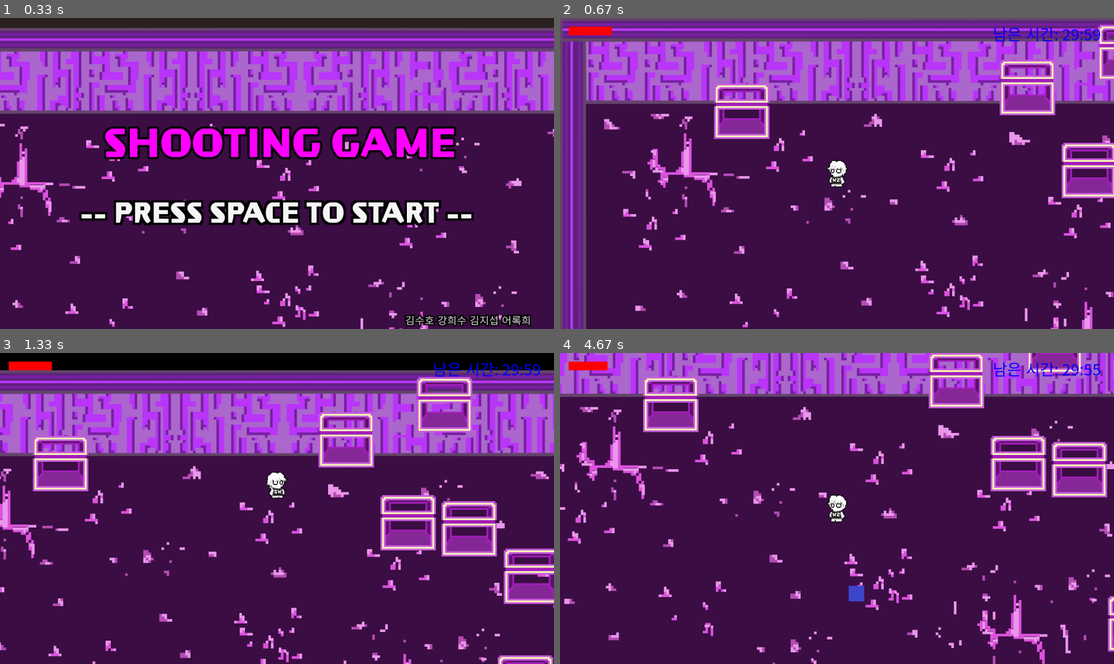
Above: before the commit, frames 1-4 (two rows, left to right).
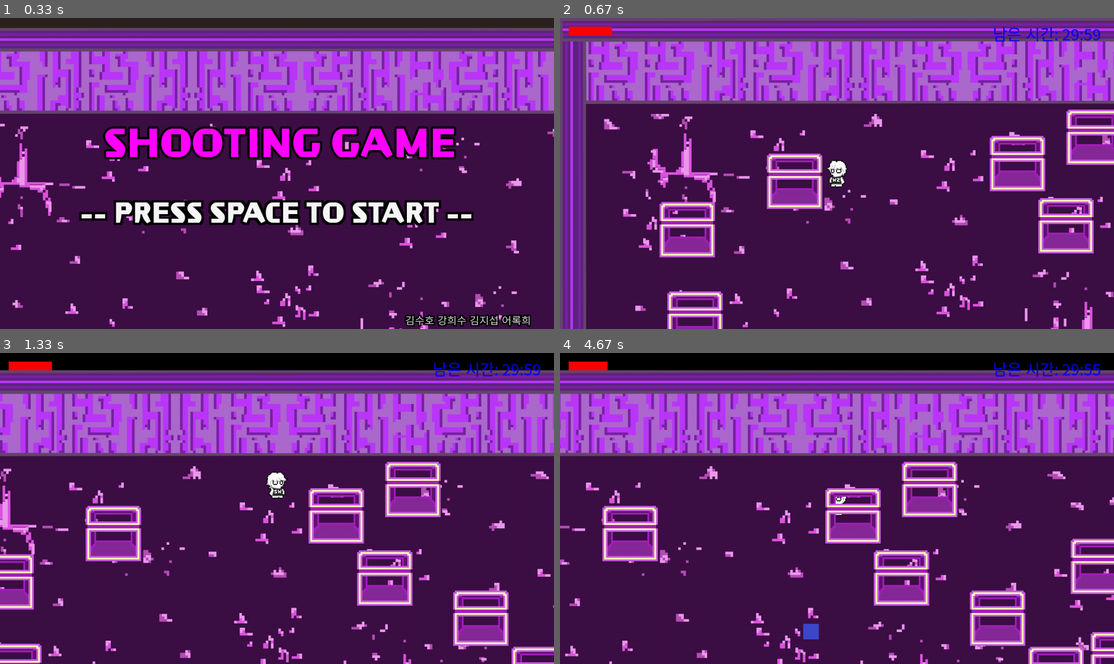
Above: after the commit, the same moments.

Repository: Srat00/PyGameProject
Game: pygame game, started from pyGameSurvival.py
The game is run twice, just before and just after one commit, with the same random seed, the same clock (stepped at 60 frames per second) and the same inputs.
Inputs (mouse positions are in pixels of both pictures, inside the frame that each line leads up to):
- Up to frame 1 (0.33 s): no input
- Up to frame 2 (0.67 s): tap Space at 0.33 s
- Up to frame 3 (1.33 s): hold Right 0.67-1.13 s; move the mouse to (277, 530) at 0.7 s; hold Up from 1.17 s (still down); move the mouse to (332, 576) at 1.2 s
- Up to frame 4 (4.67 s): release Up at 1.47 s; hold Right 1.5-1.97 s; move the mouse to (665, 461) at 1.53 s; hold Left 2-2.53 s; move the mouse to (665, 580) at 2.03 s; hold Down 2.57-2.87 s; move the mouse to (1041, 617) at 2.6 s; hold Left 2.9-3.3 s; move the mouse to (903, 536) at 2.93 s; hold Up 3.33-3.7 s; move the mouse to (692, 393) at 3.37 s; hold Right 3.73-4.37 s; move the mouse to (848, 402) at 3.77 s; hold Down from 4.4 s (still down); move the mouse to (637, 499) at 4.43 s

Frame 1 is identical in both runs. In frame 2, 12% of the frame differs, in the area x 17-100%, y 2-100%; in frame 3, 17%; in frame 4, 48%, in the area x 0-100%, y 0-100%.

Commit message:
Update pyGameSurvival.py

Diff:
--- a/pyGameSurvival.py
+++ b/pyGameSurvival.py
@@ -192,7 +192,7 @@
 		self.colliding = False # 지금까지 만들어진 tree 객체들과의 충돌 검사를 위한 변수
 
 		while pygame.sprite.spritecollide(self,obstacles,False):
-				self.rect.topleft = (randint(1000, 2000), randint(1000, 2000))
+				self.rect.topleft = (randint(200, GROUND_WIDTH - 200), randint(200, GROUND_HEIGHT - 200))
 				self.collision_rect.topleft = (self.rect.left, self.rect.top + self.rect.height // 2)
 
 	def update(self):
@@ -520,8 +520,8 @@
 moving_sprites.add(player)
 
 for i in range(ObstacleCount): # 장애물 객체 생성
-	random_x = randint(0,GROUND_WIDTH)
-	random_y = randint(0,GROUND_HEIGHT)
+	random_x = randint(200,GROUND_WIDTH - 200)
+	random_y = randint(200,GROUND_HEIGHT - 200)
 	tree=Tree((random_x,random_y),camera_group) # 장애물 객체 생성, 카메라 그룹에 속함
 	obstacles.add(tree) # 생성된 Tree 객체를 obstale 스프라이트 그룹에 추가한다.
 
